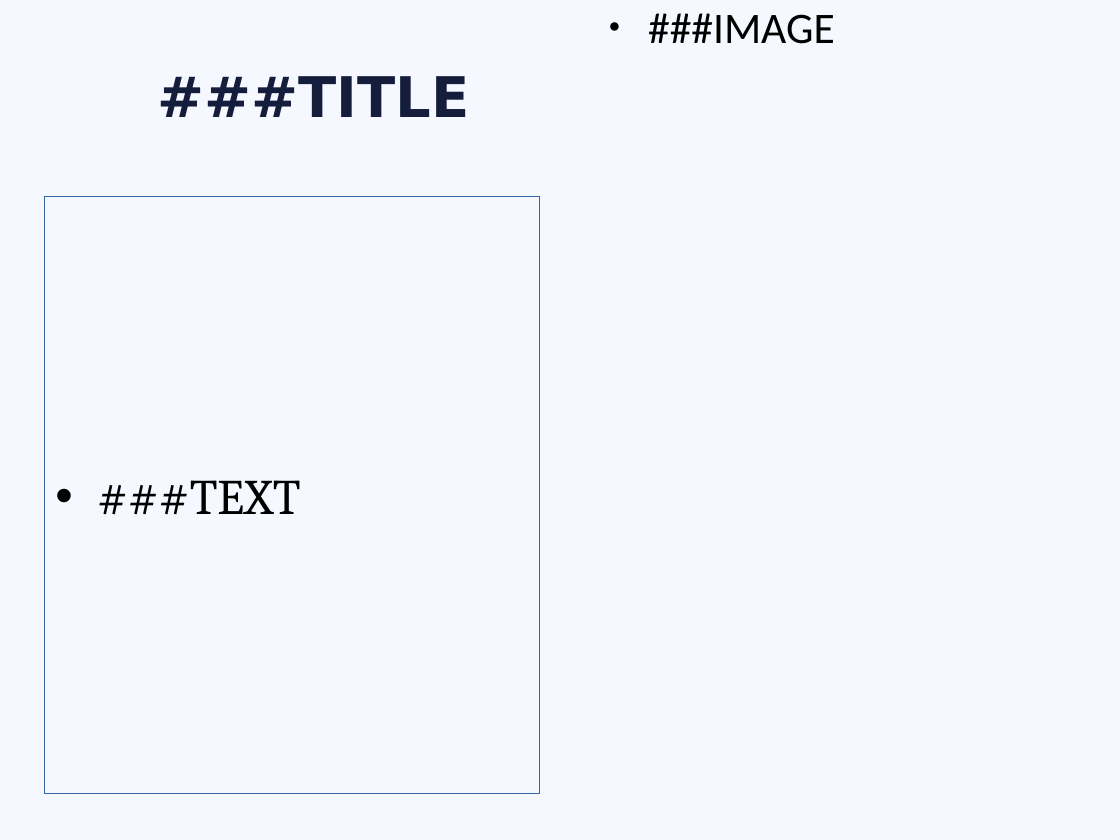
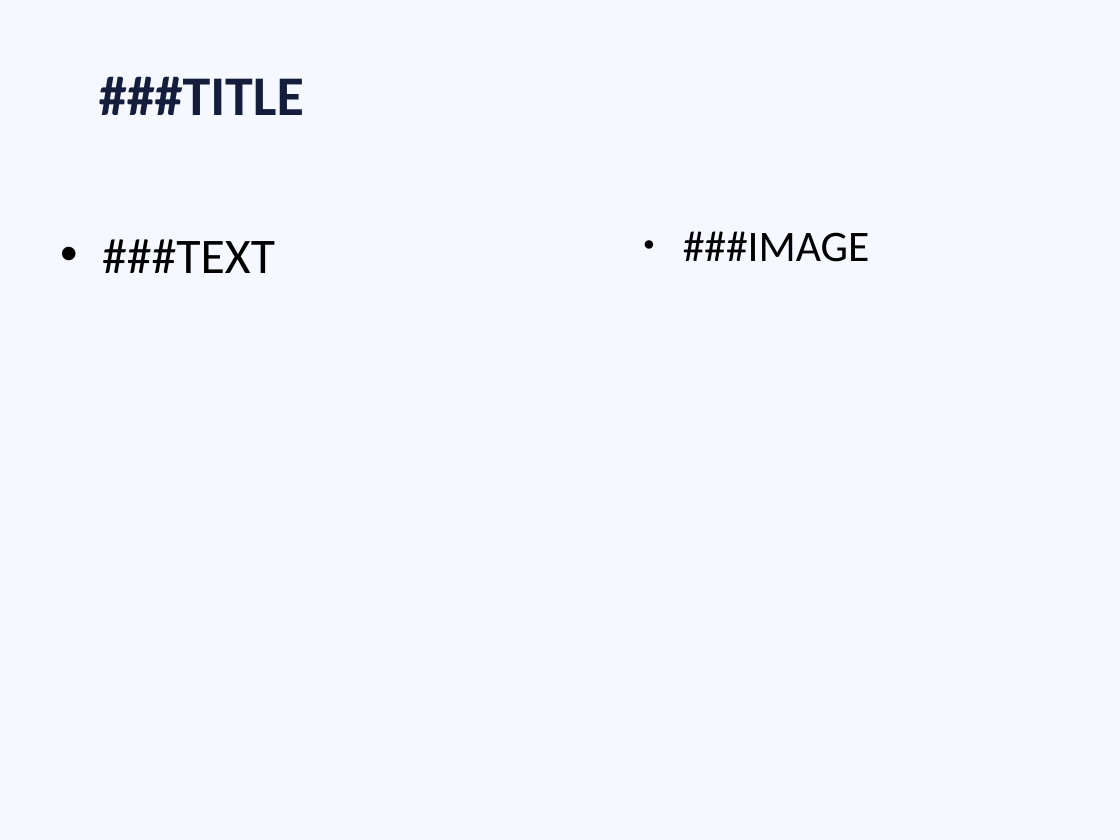
Before and after one commit to NNFall/apptaro, a slide deck: slide 3 of telegrambot/media/templates/design_1.pptx. Drawn at 1120x840 pixels with LibreOffice and Linux fonts; fonts in the diff are those of the drawing. Boxes give left, top, right and bottom in pixels: in the first picture for what was removed or moved away, otherwise in the second. Text is boxed around its words. In the diff, an @@ line names an element or a change of style, - is before the commit and + after.

```diff
--- a/telegrambot/media/templates/design_1.pptx
+++ b/telegrambot/media/templates/design_1.pptx
@@ title "###TITLE" moved from (x1=158, y1=76, x2=470, y2=117) to (x1=99, y1=76, x2=304, y2=115) @@
@@ title "###TITLE" at (x1=99, y1=76, x2=304, y2=115): font DejaVu Sans to Calibri; alignment centre to left; less space between paragraphs @@
@@ text "###TEXT" moved from (x1=44, y1=196, x2=539, y2=794) to (x1=102, y1=239, x2=275, y2=273) @@
@@ text "###TEXT" at (x1=102, y1=239, x2=275, y2=273): font Cambria to Calibri; less space between paragraphs; vertical alignment middle to top; outline #3465A4 0 pt to none @@
@@ text "###IMAGE" moved from (x1=648, y1=13, x2=835, y2=44) to (x1=683, y1=231, x2=870, y2=262) @@
@@ text "###IMAGE" at (x1=683, y1=231, x2=870, y2=262): less space between paragraphs @@
```
Also in this commit, not shown: 9 other slides changed, 4 other files.
